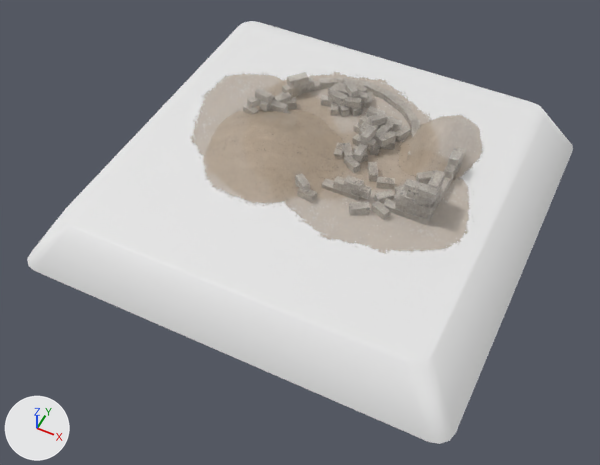
One commit to the FBX model Content/Buildings/Meshes/Limestone Burner Construction Stage 1.fbx: the scene before it, then after it.
Rendered twice from a 50 mm camera at (4.61, -9.95, 10.3) aimed at (0.12, -0.96, -0.93). Lighting does not change. The marker at lower left points along +X, +Y and +Z.

Script lines for the objects in view, before the commit:
```python
me_cube_162 = bpy.data.meshes.new('Cube.162')
me_cube_162.from_pydata(...)  # 1205 vertices, 900 faces; spans x -2.8..3.02, y -1.67..2.69, z -0.09..0.77
me_cube_162.materials.append(mat_ca_m_limestoneburner_construction)
me_plane_075 = bpy.data.meshes.new('Plane.075')
me_plane_075.from_pydata(...)  # 32 vertices, 17 faces; spans x -3.98..3.98, y -3.79..3.79, z -1.0..0.0
ob_limestone_burner_base_construction_s1 = bpy.data.objects.new('Limestone_Burner_Base_Construction_S1', me_plane_075)
ob_limestone_burner_base_construction_s1.location = (0.0, 0.0, 0.0)
ob_limestone_burner_construction_s1 = bpy.data.objects.new('Limestone_Burner_Construction_S1', me_cube_162)
ob_limestone_burner_construction_s1.location = (0.0, 0.0, 0.0)
```
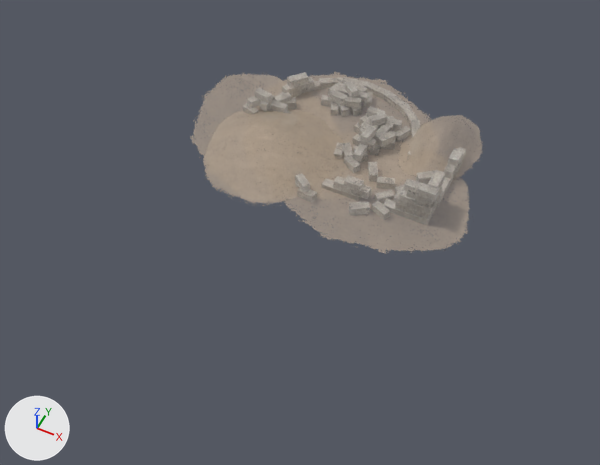
What differs and where, as boxes [x1, y1, x2, y2] in the pictures (600 x 465 px):
'Limestone_Burner_Base_Construction_S1', deleted
    before: [27, 21, 573, 444]

What the commit changed:
Object 'Limestone_Burner_Base_Construction_S1' (ob_limestone_burner_base_construction_s1) is deleted.
